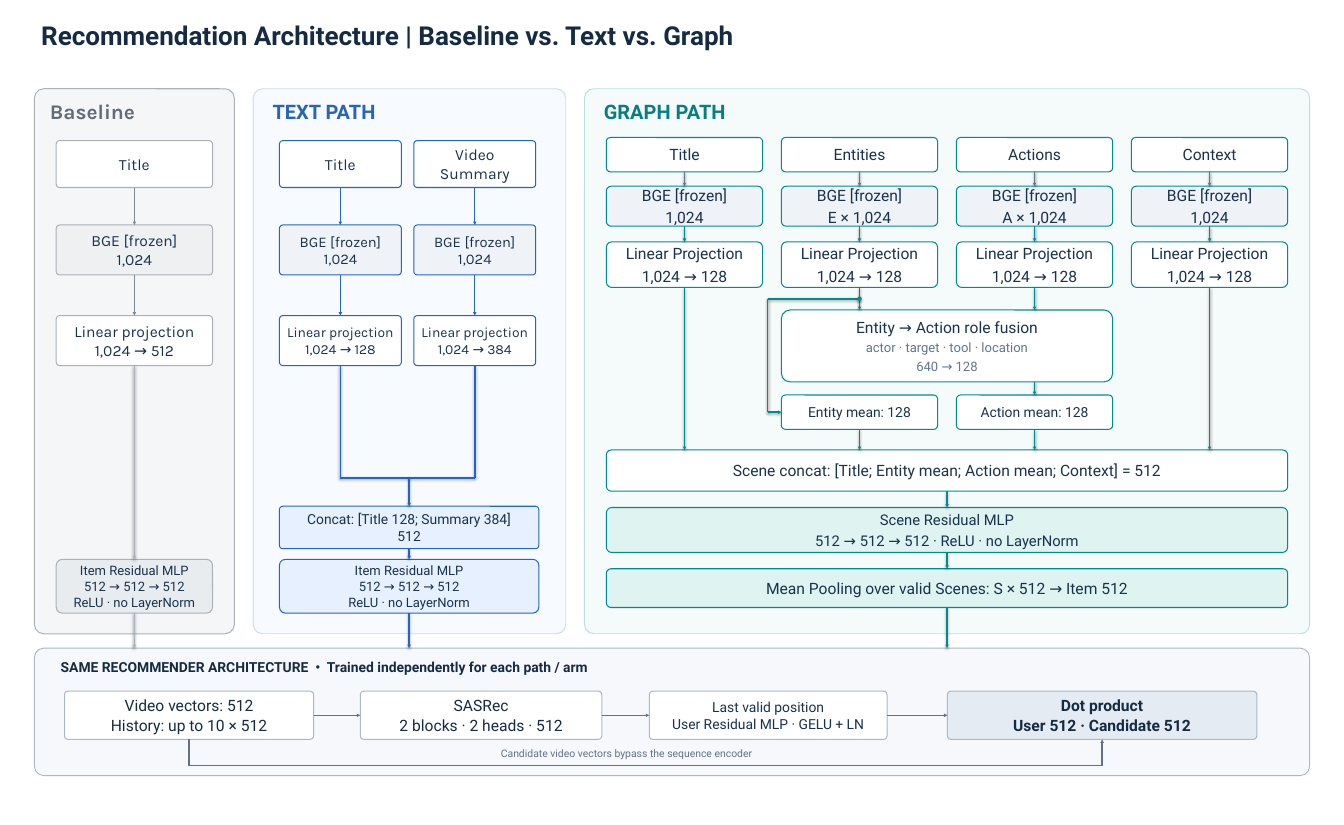
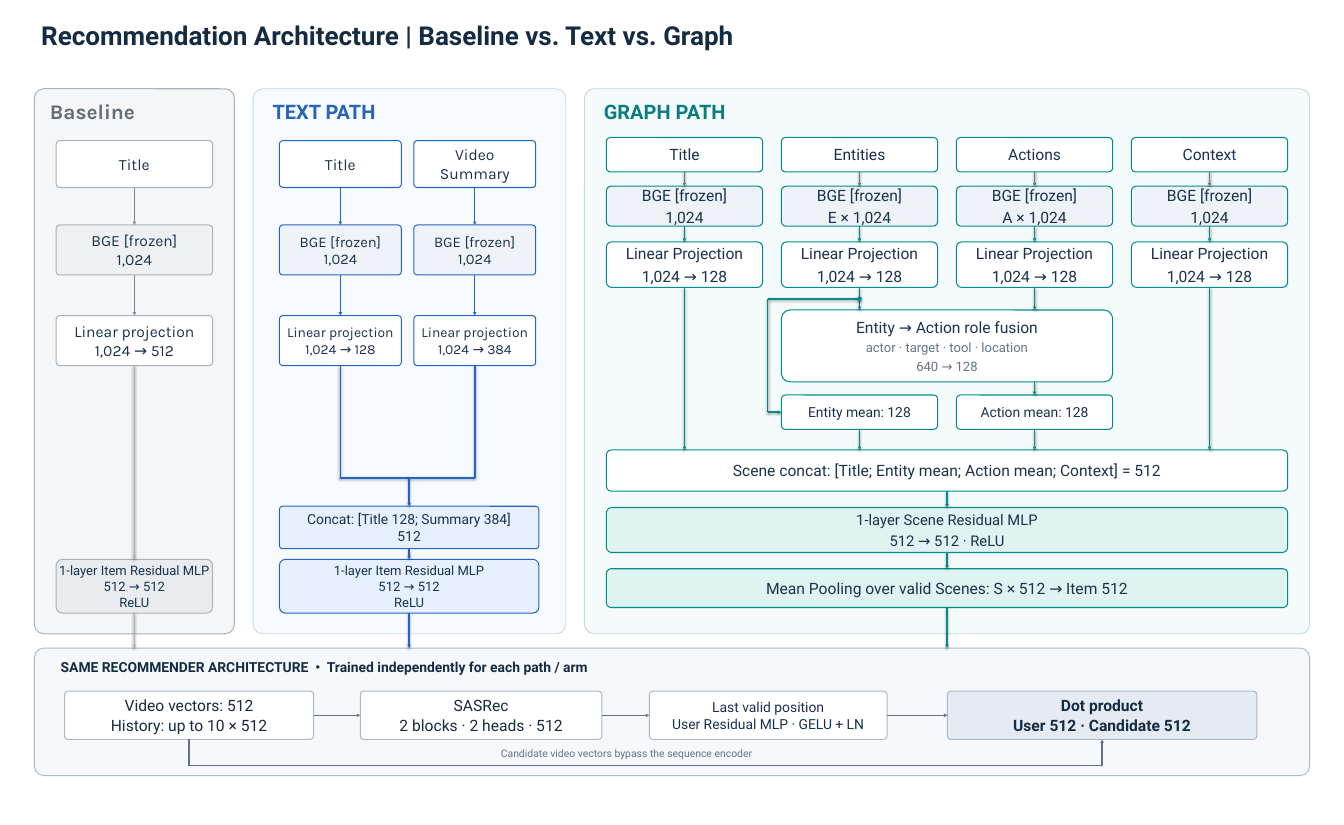
Before and after one commit to obeychoi0120/ViewingContextPipeline, a slide deck: slide 1 of docs/design/recsys_diagram.pptx. Drawn at 1344x825 pixels with LibreOffice and Linux fonts; fonts in the diff are those of the drawing. Boxes give left, top, right and bottom in pixels: in the first picture for what was removed or moved away, otherwise in the second. Text is boxed around its words. In the diff, an @@ line names an element or a change of style, - is before the commit and + after.

```diff
--- a/docs/design/recsys_diagram.pptx
+++ b/docs/design/recsys_diagram.pptx
@@ text at <box>856,514,1037,546</box>: text changed @@
-Scene Residual MLP
-512 → 512 → 512 · ReLU · no LayerNorm
+1-layer Scene Residual MLP
+512 → 512 · ReLU
@@ text in rounded rectangle at <box>59,565,210,607</box>: text changed @@
-Item Residual MLP
-512 → 512 → 512
-ReLU · no LayerNorm
+1-layer Item Residual MLP
+512 → 512
+ReLU
@@ text in rounded rectangle at <box>334,565,485,607</box>: text changed @@
-Item Residual MLP
-512 → 512 → 512
-ReLU · no LayerNorm
+1-layer Item Residual MLP
+512 → 512
+ReLU
```
Also in this commit, not shown: 15 other files.
